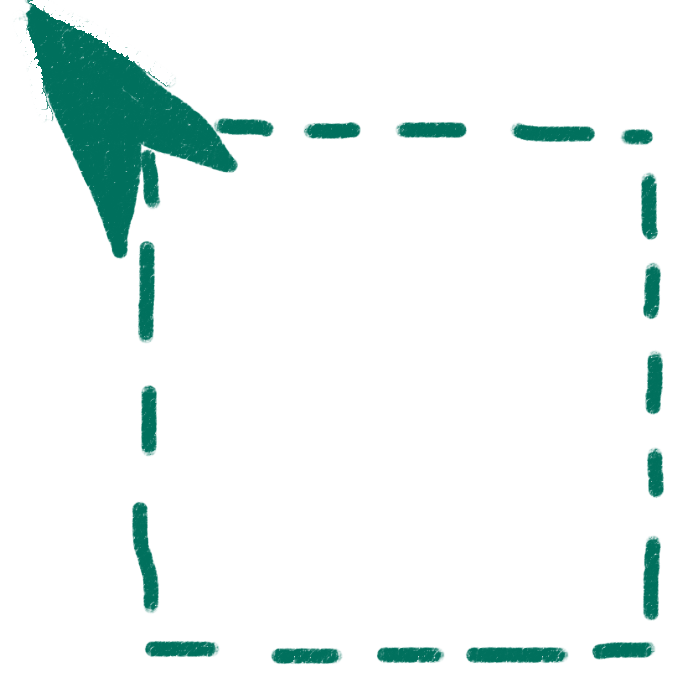
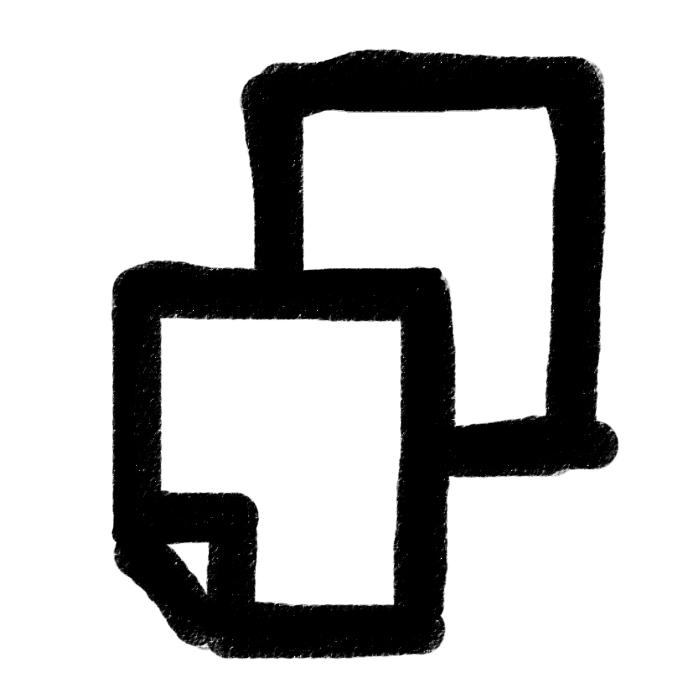
Layer changes from the first 700px x 700px image to the second:
added layer "Calque 4 copie 2" above "Calque 4" over [110,48,620,660]
moved "Calque 1" into group "toolbar" over [13,0,665,665]
moved "Groupe 1" into group "toolbar" over [13,0,665,665]
hid "Select", painted on it over [13,0,665,665]
